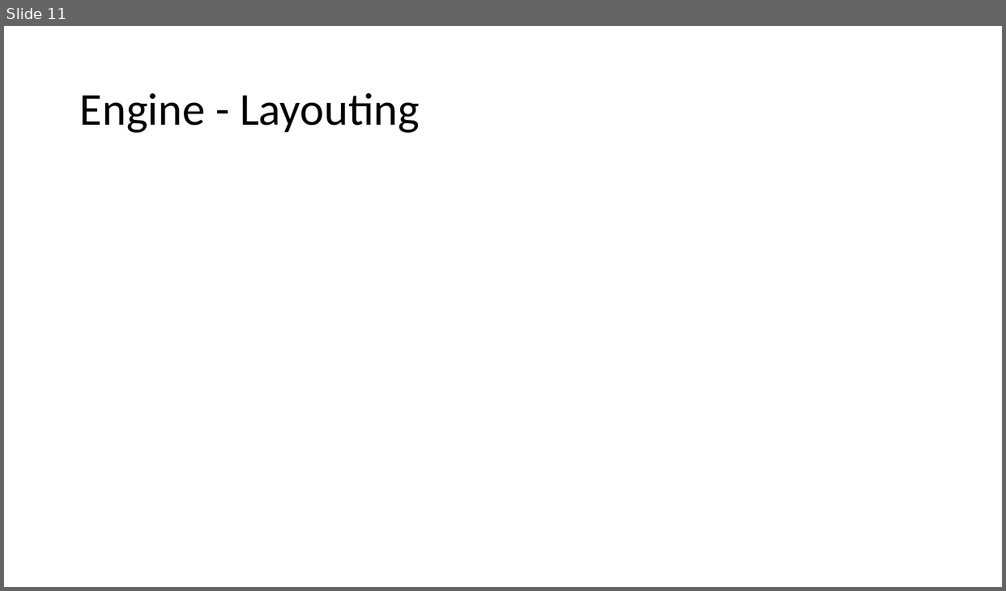
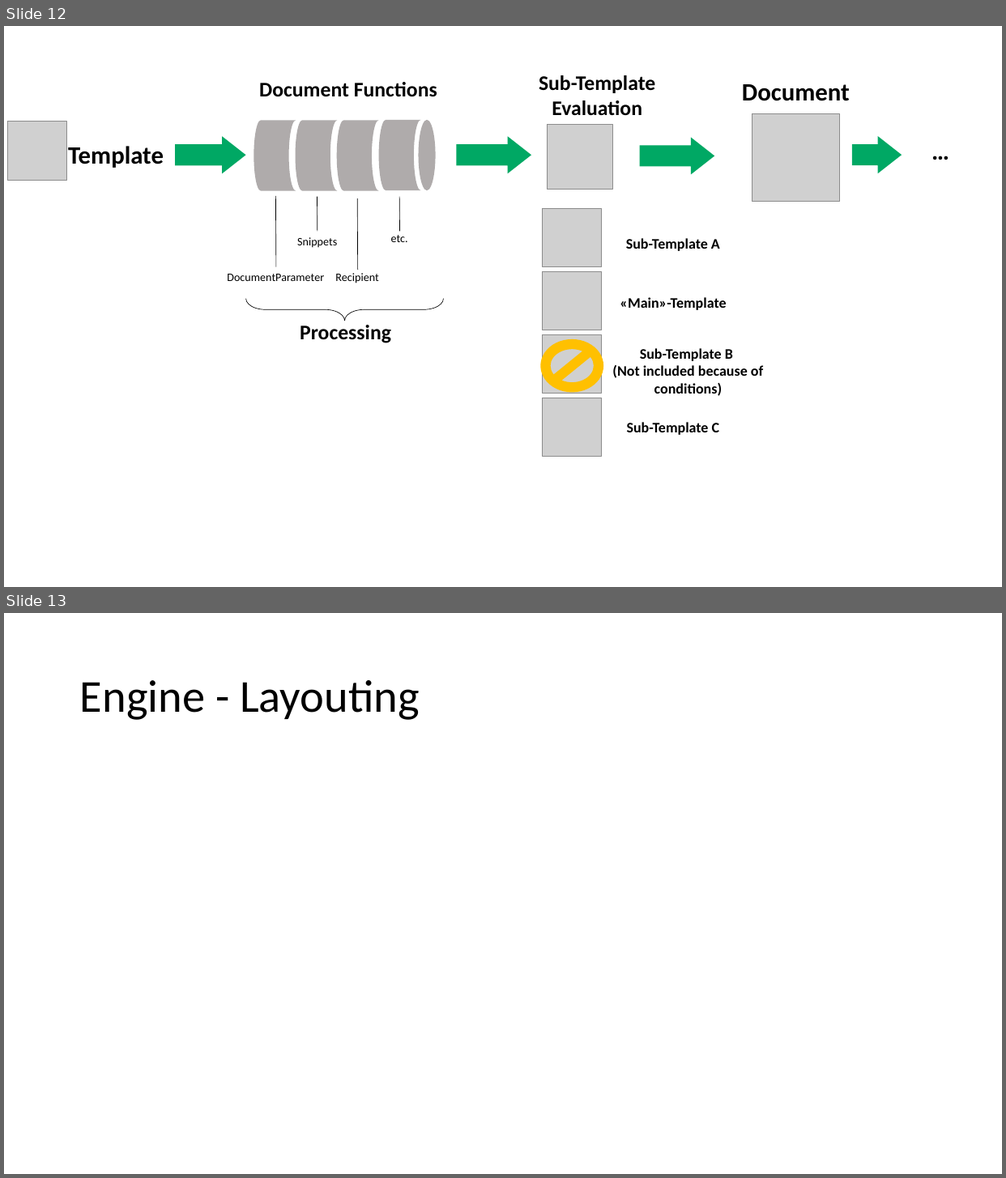
Before and after one commit to primesoft-group/oneoffixx-docs, a slide deck: assets/content-files/Schemas.pptx. Shown one above the other, each under a label of ours: slide 11 before the commit, slides 12 and 13 after it. The pictures are 1006x591 and 1006x1178 pixels, drawn with LibreOffice and Linux fonts; fonts in the diff are those of the drawing; grey boxes stand for pictures. Boxes give left, top, right and bottom in pixels: in the first picture for what was removed or moved away, otherwise in the second. Text is boxed around its words. In the diff, an @@ line names an element or a change of style, - is before the commit and + after.

```diff
--- a/assets/content-files/Schemas.pptx
+++ b/assets/content-files/Schemas.pptx
@@ slide 12 added at [4,26,1002,587], background #FFFFFF @@
@@ text added at [259,82,437,97], 20 pt, text #000000, bold @@
+Document Functions
@@ text added at [539,75,655,116], 20 pt, text #000000, bold @@
+Sub-Template Evaluation
@@ text added at [742,84,850,101], 24 pt, text #000000, bold @@
+Document
@@ picture added at [8,122,67,181] @@
@@ group added at [254,120,436,191]: 4 flow chart online storages, 1 ellipse @@
@@ picture added at [752,113,839,201] @@
@@ text added at [68,146,164,168], 24 pt, text #000000, bold @@
+Template
@@ right arrow added at [176,136,246,173], fill #00A864 @@
@@ right arrow added at [456,136,531,173], fill #00A864 @@
@@ picture added at [548,124,612,189] @@
@@ right arrow added at [640,138,714,175], fill #00A864 @@
@@ right arrow added at [852,136,901,173], fill #00A864 @@
@@ text added at [884,131,997,169], 24 pt, text #000000, bold @@
+…
@@ line added from (275, 196) to (276, 267), #000000 0.5 pt @@
@@ line added from (317, 197) to (317, 231), #000000 0.5 pt @@
@@ line added from (357, 199) to (358, 270), #000000 0.5 pt @@
@@ line added from (399, 197) to (400, 231), #000000 0.5 pt @@
@@ picture added at [543,209,602,268] @@
@@ text added at [297,237,337,248], 11 pt, text #000000 @@
+Snippets
@@ text added at [391,235,408,242], 11 pt, text #000000 @@
+etc.
@@ text added at [626,238,720,251], 14 pt, text #000000, bold @@
+Sub-Template A
@@ text added at [227,274,324,281], 11 pt, text #000000 @@
+DocumentParameter
@@ text added at [335,273,378,284], 11 pt, text #000000 @@
+Recipient
@@ picture added at [543,271,602,331] @@
@@ left brace added at [246,298,444,321], outline #000000 0.5 pt @@
@@ text added at [620,297,726,310], 14 pt, text #000000, bold @@
+«Main»-Template
@@ text added at [300,325,391,344], 20 pt, text #000000, bold @@
+Processing
@@ no-entry sign added at [541,339,603,393], fill #FFC000 @@
@@ picture added at [543,335,602,394] @@
@@ text added at [612,348,763,396], 14 pt, text #000000, bold @@
+Sub-Template B
+(Not included because of conditions)
@@ picture added at [543,398,602,457] @@
@@ text added at [627,422,720,435], 14 pt, text #000000, bold @@
+Sub-Template C
@@ what was slide 11 is now slide 13 @@
```
Also in this commit, not shown: 1 other slide added, 4 other files.
